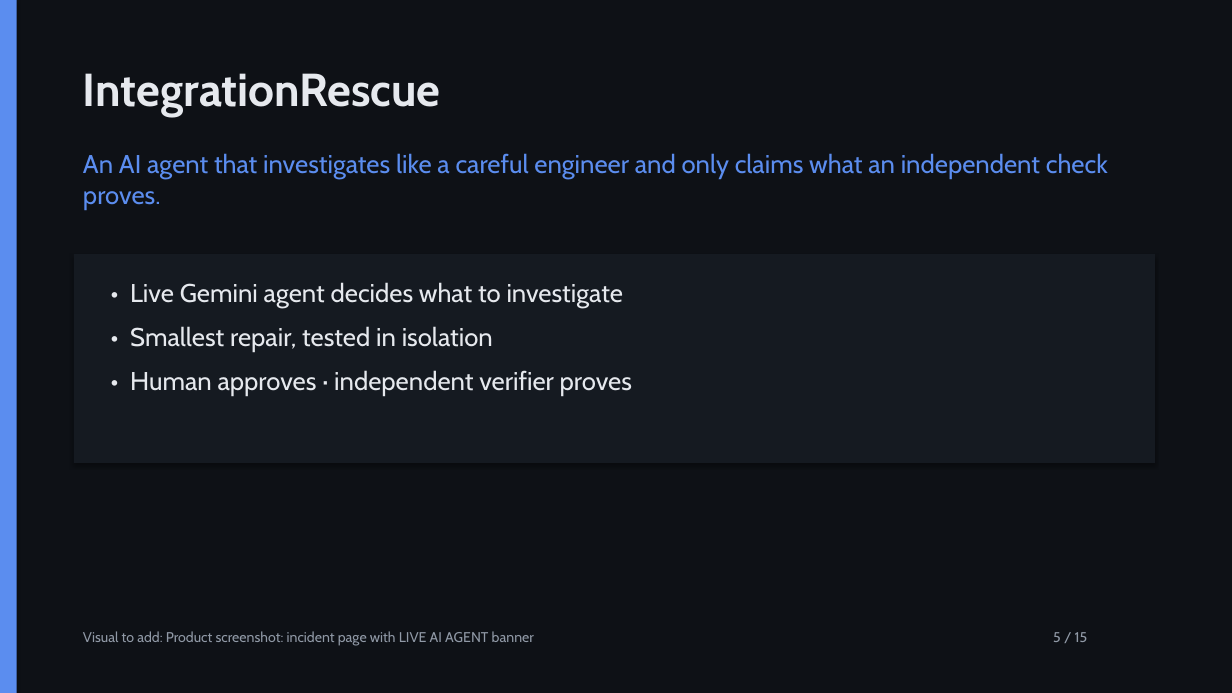
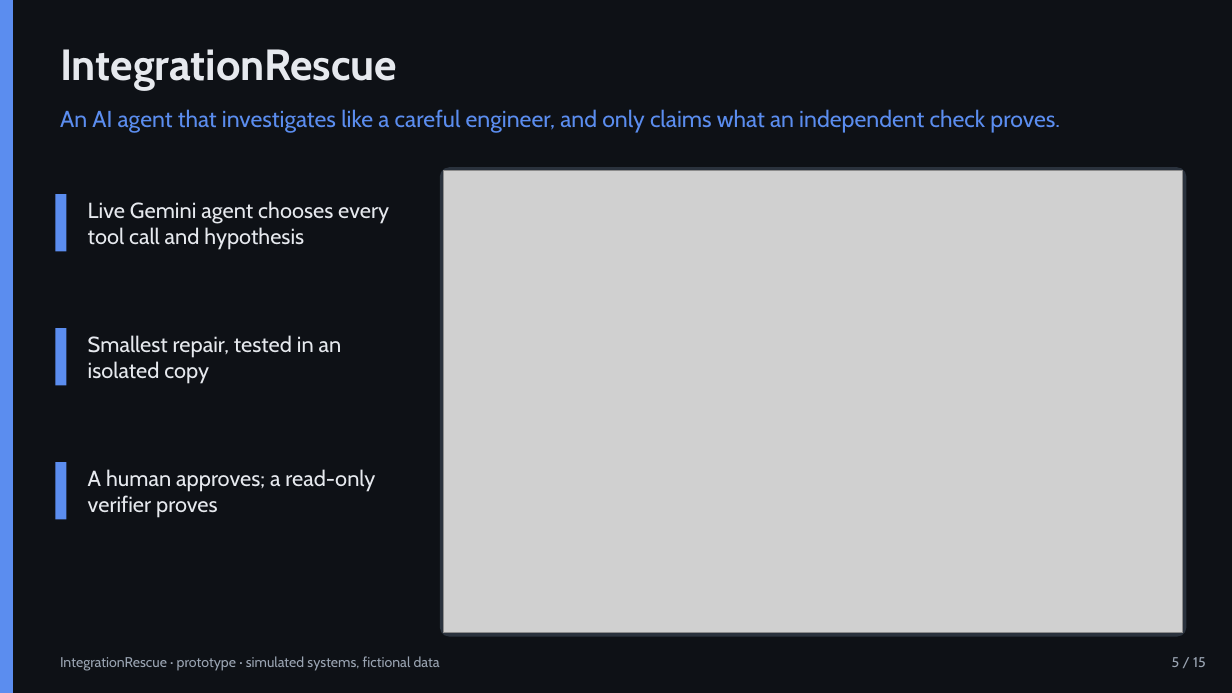
Before and after one commit to Ahmad-Joker/integrationrescue-ai, a slide deck: slide 5 of competition/IntegrationRescue_Competition_Deck.pptx. Drawn at 1232x693 pixels with LibreOffice and Linux fonts; fonts in the diff are those of the drawing; grey boxes stand for pictures. Boxes give left, top, right and bottom in pixels: in the first picture for what was removed or moved away, otherwise in the second. Text is boxed around its words. In the diff, an @@ line names an element or a change of style, - is before the commit and + after.

```diff
--- a/competition/IntegrationRescue_Competition_Deck.pptx
+++ b/competition/IntegrationRescue_Competition_Deck.pptx
@@ rectangle: place and size @@
-rectangle at <box>0,0,17,693</box>
+rectangle at <box>0,0,13,693</box>
@@ rectangle at <box>0,0,13,693</box>: shadow off @@
@@ text "IntegrationRescue": place and size @@
-text "IntegrationRescue" at <box>83,73,441,117</box>
+text "IntegrationRescue" at <box>60,49,397,90</box>
@@ text "IntegrationRescue" at <box>60,49,397,90</box>: size 36 to 34 pt @@
@@ text at <box>60,109,1060,133</box>: text changed; size 20 to 18 pt @@
-An AI agent that investigates like a careful engineer and only claims what an independent check proves.
+An AI agent that investigates like a careful engineer, and only claims what an independent check proves.
@@ rounded rectangle added at <box>440,167,1187,637</box>, fill #2A323D @@
@@ picture added at <box>444,171,1183,633</box> @@
@@ rectangle added at <box>55,194,67,251</box>, fill #5B8DEF @@
@@ text added at <box>88,201,389,250</box>, 17 pt, text #E6E9EE @@
+Live Gemini agent chooses every tool call and hypothesis
@@ rectangle removed at <box>74,254,1155,463</box> @@
@@ text removed at <box>130,282,632,395</box> @@
-• Live Gemini agent decides what to investigate
-• Smallest repair, tested in isolation
-• Human approves · independent verifier proves
@@ rectangle added at <box>55,328,67,385</box>, fill #5B8DEF @@
@@ text added at <box>88,335,342,384</box>, 17 pt, text #E6E9EE @@
+Smallest repair, tested in an isolated copy
@@ rectangle added at <box>55,462,67,519</box>, fill #5B8DEF @@
@@ text added at <box>88,469,375,518</box>, 17 pt, text #E6E9EE @@
+A human approves; a read-only verifier proves
@@ text added at <box>60,656,440,671</box>, 11 pt, text #9AA4B2 @@
+IntegrationRescue · prototype · simulated systems, fictional data
@@ text removed at <box>83,631,534,646</box> @@
-Visual to add: Product screenshot: incident page with LIVE AI AGENT banner
@@ text "5 / 15": place and size @@
-text "5 / 15" at <box>1053,632,1088,642</box>
+text "5 / 15" at <box>1172,657,1206,667</box>
@@ text "5 / 15" at <box>1172,657,1206,667</box>: text colour #9099A6 to #9AA4B2; alignment left to right @@
```
Also in this commit, not shown: 11 other slides changed, 3 slides added, 3 slides removed, 37 other files.
